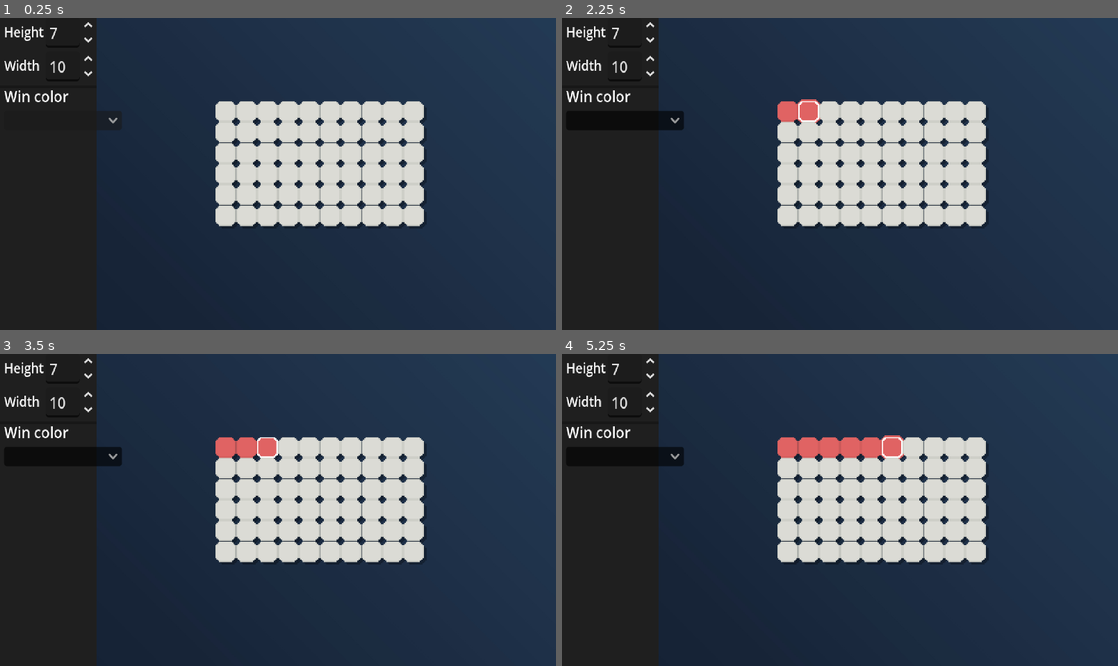
Above: before the commit, frames 1-4 (two rows, left to right).
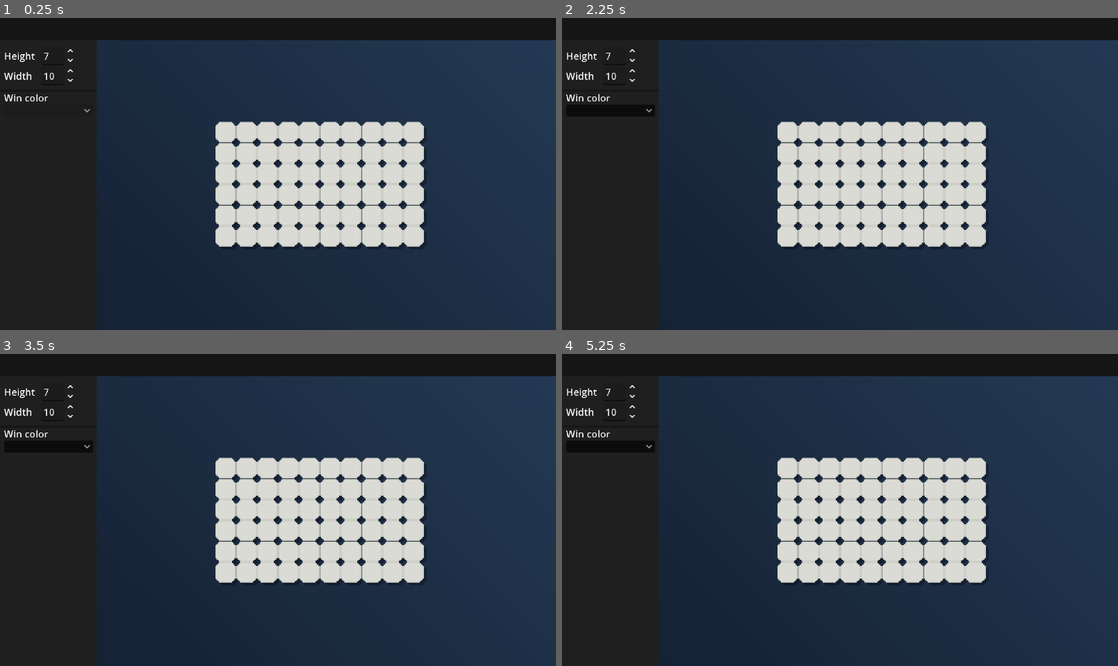
Above: after the commit, the same moments.

Repository: AurelinkZ/color-blocks
Game: Godot game, scene res://Scenes/level_editor.tscn
The game is run twice, just before and just after one commit, with the same random seed, the same clock (stepped at 60 frames per second) and the same inputs. This scene is started directly instead of the project's main scene.
Inputs (mouse positions are in pixels of both pictures, inside the frame that each line leads up to; where the layout moved, square brackets give the same spot in the first picture):
- Up to frame 1 (0.25 s): no input
- Up to frame 2 (2.25 s): click (612, 111) [623, 120] at 0.5 s; tap Enter at 1.25 s; move the mouse to (789, 111) at 1.27 s; click (789, 111) at 1.42 s; tap Space at 2 s; move the mouse to (806, 111) at 2.02 s; click (806, 111) at 2.17 s
- Up to frame 3 (3.5 s): tap Enter at 2.75 s; move the mouse to (266, 447) at 2.77 s; click (266, 447) at 2.92 s
- Up to frame 4 (5.25 s): tap Space at 3.5, 5 s; move the mouse to (851, 447) at 3.52 s; click (851, 447) at 3.67 s; tap Enter at 4.25 s; move the mouse to (873, 447) at 4.27 s; click (873, 447) at 4.42 s; move the mouse to (890, 447) at 5.02 s; click (890, 447) at 5.17 s

The runs differ from the first frame. In frame 1, 11% of the frame differs, in the area x 0-100%, y 0-74%; in frame 2, 12%; in frame 3, 12%; in frame 4, 12%.

Commit message:
Win color selection connected to the leve editor script

Diff:
--- a/Scenes/level_editor.tscn
+++ b/Scenes/level_editor.tscn
@@ -44,49 +44,61 @@
 top_level = true
 layout_mode = 0
 offset_left = 3.0
-offset_right = 136.0
-offset_bottom = 66.0
-scale = Vector2(0.6790854, 0.7370238)
+offset_top = 21.999998
+offset_right = 150.0
+offset_bottom = 347.63403
+scale = Vector2(0.46449926, 0.4627975)
+theme_override_constants/separation = 10
 
-[node name="HBoxContainer2" type="HBoxContainer" parent="UI/VBoxContainer" unique_id=43425084]
+[node name="VBoxContainer" type="VBoxContainer" parent="UI/VBoxContainer" unique_id=841691473]
 layout_mode = 2
 theme_override_constants/separation = 2
 
-[node name="Height" type="Label" parent="UI/VBoxContainer/HBoxContainer2" unique_id=251187423]
+[node name="HBoxContainer2" type="HBoxContainer" parent="UI/VBoxContainer/VBoxContainer" unique_id=43425084]
 layout_mode = 2
-theme_override_font_sizes/font_size = 14
+theme_override_constants/separation = 9
+
+[node name="Height" type="Label" parent="UI/VBoxContainer/VBoxContainer/HBoxContainer2" unique_id=251187423]
+layout_mode = 2
 text = "Height"
 
-[node name="HeightSpinBox" type="SpinBox" parent="UI/VBoxContainer/HBoxContainer2" unique_id=499929420]
+[node name="HeightSpinBox" type="SpinBox" parent="UI/VBoxContainer/VBoxContainer/HBoxContainer2" unique_id=499929420]
 layout_mode = 2
 min_value = 2.0
-max_value = 14.0
+max_value = 12.0
 value = 7.0
 rounded = true
+select_all_on_focus = true
 script = ExtResource("5_wchaa")
 
-[node name="HBoxContainer" type="HBoxContainer" parent="UI/VBoxContainer" unique_id=1207127681]
+[node name="HBoxContainer" type="HBoxContainer" parent="UI/VBoxContainer/VBoxContainer" unique_id=1207127681]
 layout_mode = 2
-theme_override_constants/separation = 6
+theme_override_constants/separation = 14
 
-[node name="Width" type="Label" parent="UI/VBoxContainer/HBoxContainer" unique_id=1027120634]
+[node name="Width" type="Label" parent="UI/VBoxContainer/VBoxContainer/HBoxContainer" unique_id=1027120634]
+texture_filter = 2
 layout_mode = 2
-theme_override_font_sizes/font_size = 14
+theme_override_font_sizes/font_size = 16
 text = "Width"
 
-[node name="WidthSpinBox" type="SpinBox" parent="UI/VBoxContainer/HBoxContainer" unique_id=1280709841]
+[node name="WidthSpinBox" type="SpinBox" parent="UI/VBoxContainer/VBoxContainer/HBoxContainer" unique_id=1280709841]
 layout_mode = 2
 min_value = 2.0
-max_value = 14.0
+max_value = 16.0
 value = 10.0
 rounded = true
+select_all_on_focus = true
 script = ExtResource("5_wchaa")
 
-[node name="WinColor" type="Label" parent="UI/VBoxContainer" unique_id=1700584396]
+[node name="VBoxContainer2" type="VBoxContainer" parent="UI/VBoxContainer" unique_id=1001909983]
+layout_mode = 2
+theme_override_constants/separation = 0
+
+[node name="WinColor" type="Label" parent="UI/VBoxContainer/VBoxContainer2" unique_id=1700584396]
 layout_mode = 2
 text = "Win color"
 
-[node name="WinColorOptionButton" type="OptionButton" parent="UI/VBoxContainer" unique_id=610892085]
+[node name="WinColorOptionButton" type="OptionButton" parent="UI/VBoxContainer/VBoxContainer2" unique_id=610892085]
 texture_filter = 1
 layout_mode = 2
 theme_override_constants/icon_max_width = 16
@@ -102,10 +114,10 @@
 popup/item_1/id = 1
 popup/item_2/text = "Yellow"
 popup/item_2/icon = ExtResource("9_g51jt")
-popup/item_2/id = 3
+popup/item_2/id = 2
 popup/item_3/text = "Green"
 popup/item_3/icon = ExtResource("8_2r1hx")
-popup/item_3/id = 2
+popup/item_3/id = 3
 popup/item_4/text = "White"
 popup/item_4/icon = ExtResource("10_qoy40")
 popup/item_4/id = 4
@@ -115,18 +127,27 @@
 modulate = Color(0.12156863, 0.12156863, 0.12156863, 1)
 show_behind_parent = true
 layout_mode = 0
-offset_right = 41.311462
+offset_right = 41.27242
 offset_bottom = 39.520668
-scale = Vector2(1.7912705, 6.0727715)
+scale = Vector2(1.792965, 6.079015)
 
 [node name="Separator" type="ColorRect" parent="UI/BGOptions" unique_id=1583279512]
 self_modulate = Color(0.09239707, 0.09239706, 0.09239706, 1)
 top_level = true
 layout_mode = 0
-offset_top = 52.0
+offset_top = 55.0
 offset_right = 74.0
-offset_bottom = 54.0
+offset_bottom = 57.0
+
+[node name="TopOptionsBG" type="ColorRect" parent="UI" unique_id=2060805376]
+modulate = Color(0.08468992, 0.08468994, 0.08468989, 1)
+show_behind_parent = true
+layout_mode = 0
+offset_right = 237.59528
+offset_bottom = 2.7965057
+scale = Vector2(1.792965, 6.079015)
 
 [connection signal="block_clicked" from="GridViewEditor" to="." method="_on_grid_view_editor_block_clicked"]
-[connection signal="value_changed" from="UI/VBoxContainer/HBoxContainer2/HeightSpinBox" to="." method="_on_height_spin_box_value_changed"]
-[connection signal="value_changed" from="UI/VBoxContainer/HBoxContainer/WidthSpinBox" to="." method="_on_width_spin_box_value_changed"]
+[connection signal="value_changed" from="UI/VBoxContainer/VBoxContainer/HBoxContainer2/HeightSpinBox" to="." method="_on_height_spin_box_value_changed"]
+[connection signal="value_changed" from="UI/VBoxContainer/VBoxContainer/HBoxContainer/WidthSpinBox" to="." method="_on_width_spin_box_value_changed"]
+[connection signal="item_selected" from="UI/VBoxContainer/VBoxContainer2/WinColorOptionButton" to="." method="_on_win_color_option_button_item_selected"]
--- a/Scripts/grid_view_editor.gd
+++ b/Scripts/grid_view_editor.gd
@@ -19,7 +19,7 @@
 	height = grid_height
 	var viewport_size = get_viewport_rect().size
 	var offset_x = (viewport_size.x - ((grid_width - 5 ) * GameAssets.BLOCK_SIZE)) / 2 # centered horizontally
-	var offset_y = (viewport_size.y - (grid_height * GameAssets.BLOCK_SIZE)) / 2 # centered vertically
+	var offset_y = (viewport_size.y - ((grid_height - 2) * GameAssets.BLOCK_SIZE)) / 2 # centered vertically
 	for y in height:
 		for x in width:
 			var new_block = BLOCK.instantiate()
--- a/Scripts/level_editor.gd
+++ b/Scripts/level_editor.gd
@@ -4,9 +4,17 @@
 var initial_height = 7
 
 var selected_color = Color.RED
-
+var win_color: Color
 @onready var grid_editor = $GridEditor
 @onready var grid_view_editor = $GridViewEditor
+
+const INDEX_TO_COLOR = {
+	0: Color.RED,
+	1: Color.BLUE,
+	2: Color.YELLOW,
+	3: Color.GREEN,
+	4: Color.WHITE
+}
 
 func _ready() -> void:
 	grid_editor.setup_initial_grid()
@@ -27,3 +35,8 @@
 func set_spin_box_default_value():
 	$UI/VBoxContainer/HBoxContainer2/HeightSpinBox.value = initial_height
 	$UI/VBoxContainer/HBoxContainer/WidthSpinBox.value = initial_width
+
+
+func _on_win_color_option_button_item_selected(index: int) -> void:
+	win_color = INDEX_TO_COLOR[index]
+	print(win_color)
